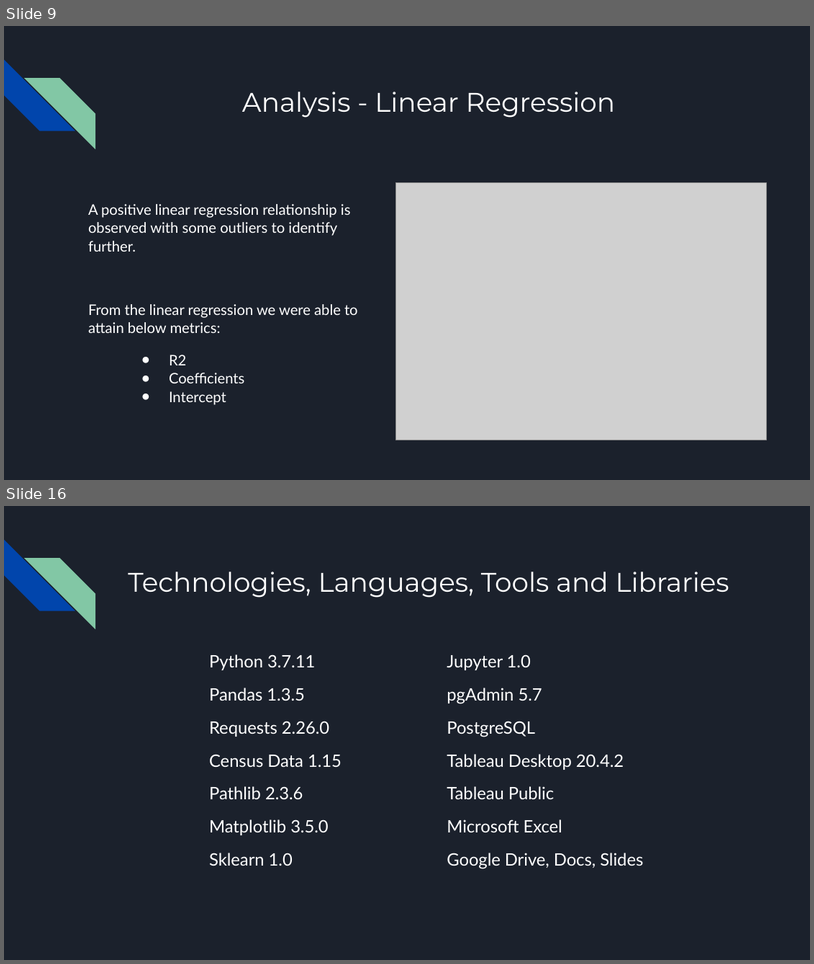
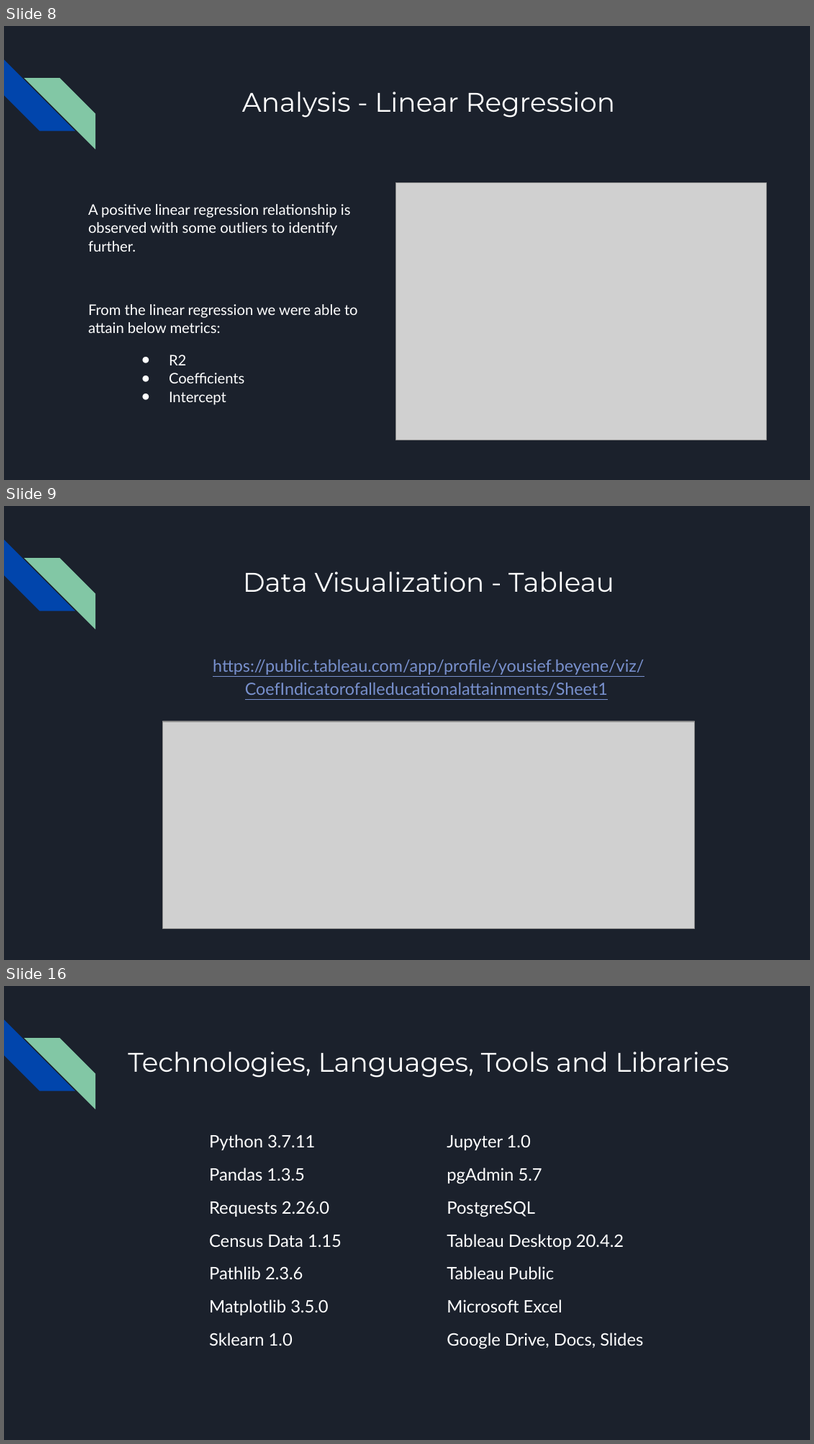
Before and after one commit to VickyCarlson/PCI_Growth, a slide deck: Effect of Educational Attainment on per Capita Growth by State.pptx. Shown one above the other, each under a label of ours: slides 9 and 16 before the commit, slides 8, 9 and 16 after it; the slides between them are not shown. The pictures are 814x964 and 814x1444 pixels, drawn with LibreOffice and Linux fonts; fonts in the diff are those of the drawing; grey boxes stand for pictures. Boxes give left, top, right and bottom in pixels: in the first picture for what was removed or moved away, otherwise in the second. Text is boxed around its words. In the diff, an @@ line names an element or a change of style, - is before the commit and + after.

```diff
--- a/Effect of Educational Attainment on per Capita Growth by State.pptx
+++ b/Effect of Educational Attainment on per Capita Growth by State.pptx
@@ slide 9 added at [4,506,810,960], background #1B212C; not listed: 2 template elements that a slide beside it also shows @@
@@ title added at [243,572,615,592], 24 pt, text #FFFFFF @@
+Data Visualization - Tableau
@@ text added at [213,659,644,695], 15 pt, text #7890CD, underline @@
+https://public.tableau.com/app/profile/yousief.beyene/viz/CoefIndicatorofalleducationalattainments/Sheet1
@@ picture added at [163,721,695,929] @@
@@ what was slide 9 is now slide 8 @@
```
Also in this commit, not shown: 5 slides changed, 2 other slides added, 3 slides removed.
